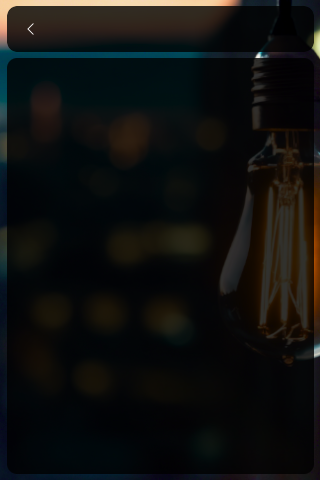
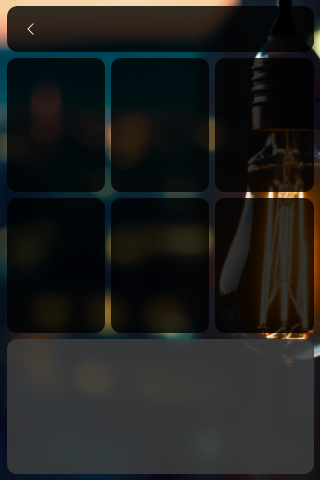
Revision of a layered 320px x 480px image; what changed, layer by layer:
hid group "ENTITY_THERMOSTAT" (6 layers) over [7,58,314,474]
added group "entity_blinds_buttons_press" with 2 layers in group "ENTITY_BLINDS" over [7,58,314,474]
added layer "Layer #29" (20%) in group "entity_blinds_buttons_press" over [7,339,314,474]
added group "entity_blinds_buttons_depress" (80%) with 1 layers in group "ENTITY_BLINDS" over [7,58,314,474]
added layer "Layer #15" in group "entity_blinds_buttons_depress" over [7,58,314,474]
